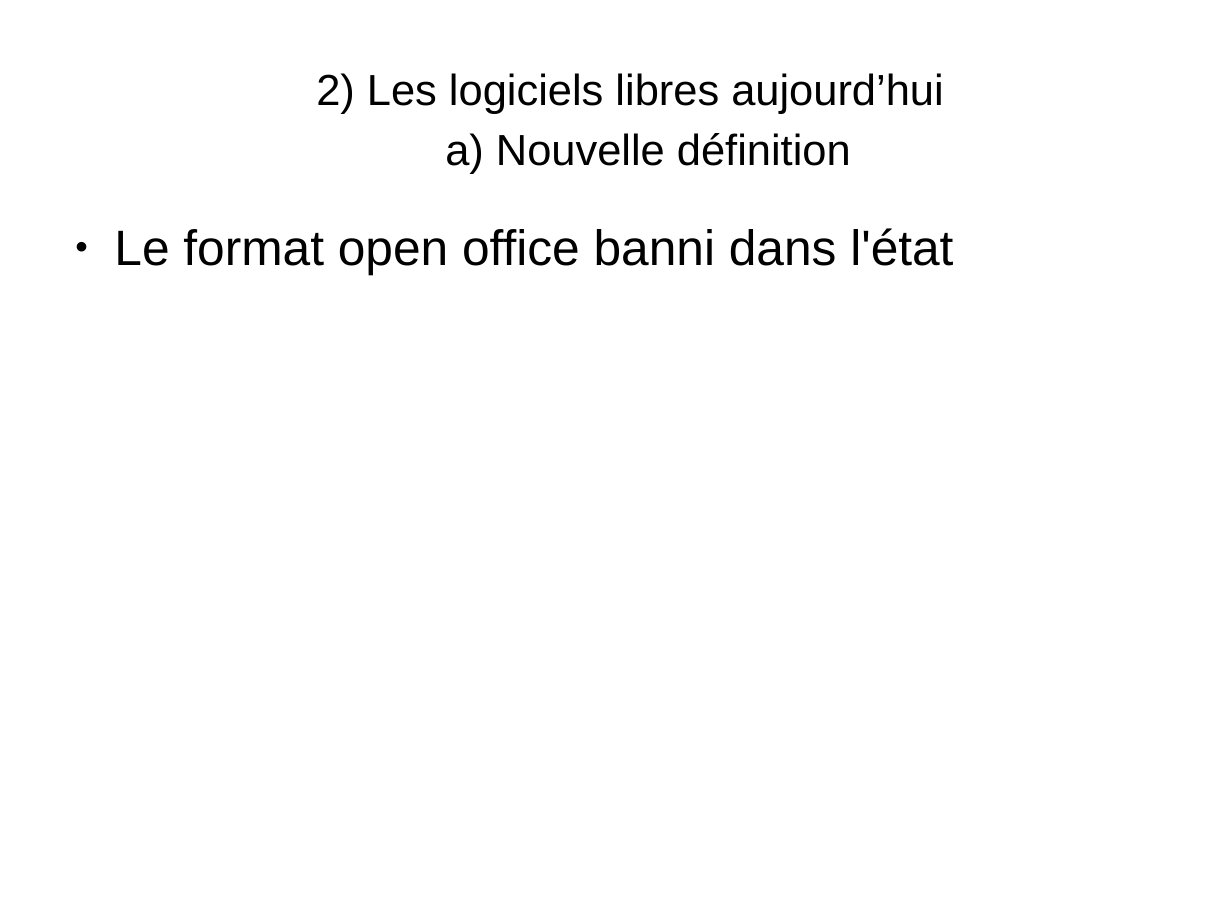
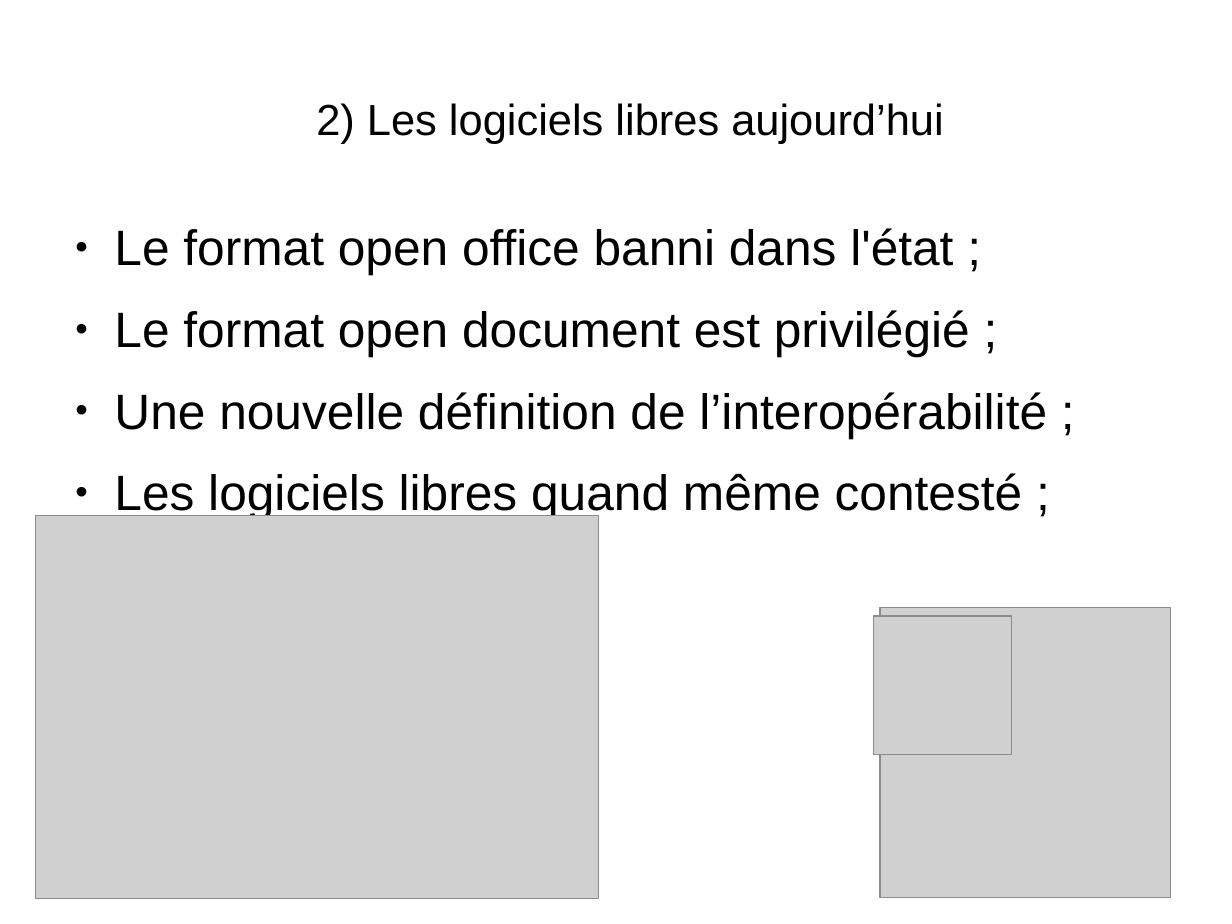
Before and after one commit to chuchodal/les_logiciels_libres, a slide deck: slide 5 of diapo_les_logiciels_libres.odp. Drawn at 1232x924 pixels with LibreOffice and Linux fonts; fonts in the diff are those of the drawing; grey boxes stand for pictures. Boxes give left, top, right and bottom in pixels: in the first picture for what was removed or moved away, otherwise in the second. Text is boxed around its words. In the diff, an @@ line names an element or a change of style, - is before the commit and + after.

```diff
--- a/diapo_les_logiciels_libres.odp
+++ b/diapo_les_logiciels_libres.odp
@@ title at (316, 103, 943, 144): text changed @@
-2) Les logiciels libres aujourd’hui
-a) Nouvelle définition
+2) Les logiciels libres aujourd’hui
@@ text at (114, 228, 1047, 520): text changed @@
-● Le format open office banni dans l'état
+● Le format open office banni dans l'état ;
+● Le format open document est privilégié ;
+● Une nouvelle définition de l’interopérabilité ;
+● Les logiciels libres quand même contesté ;
@@ picture added at (35, 515, 598, 899) @@
@@ picture added at (873, 616, 1012, 755) @@
@@ picture added at (881, 607, 1172, 898) @@
```
Also in this commit, not shown: 3 other slides changed.
